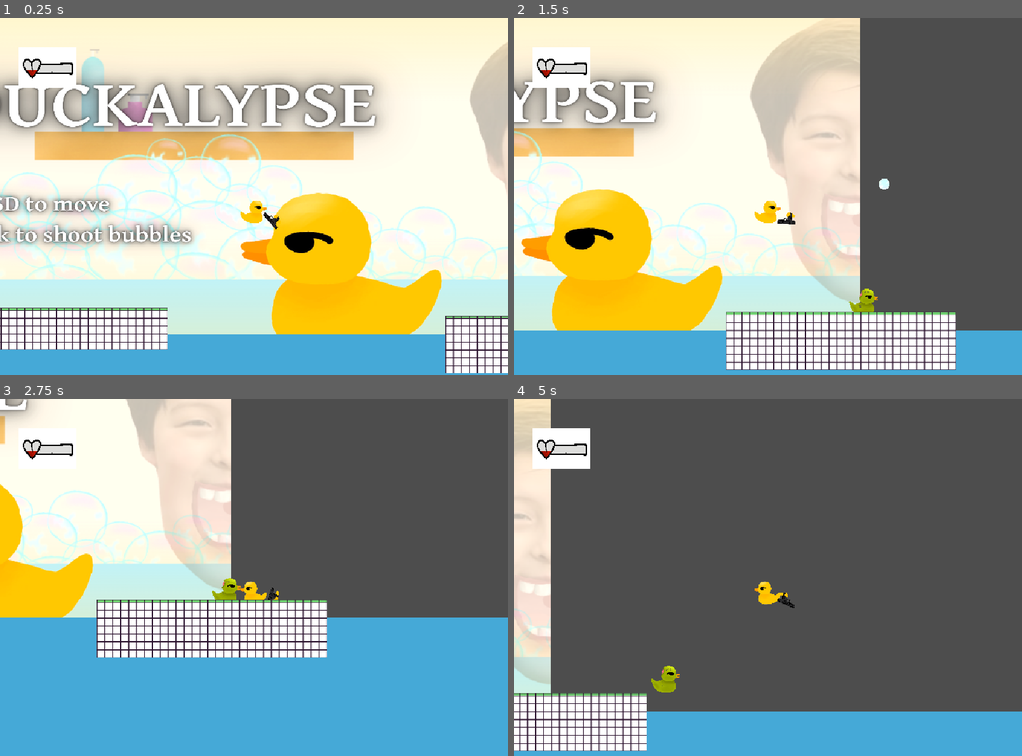
Above: before the commit, frames 1-4 (two rows, left to right).
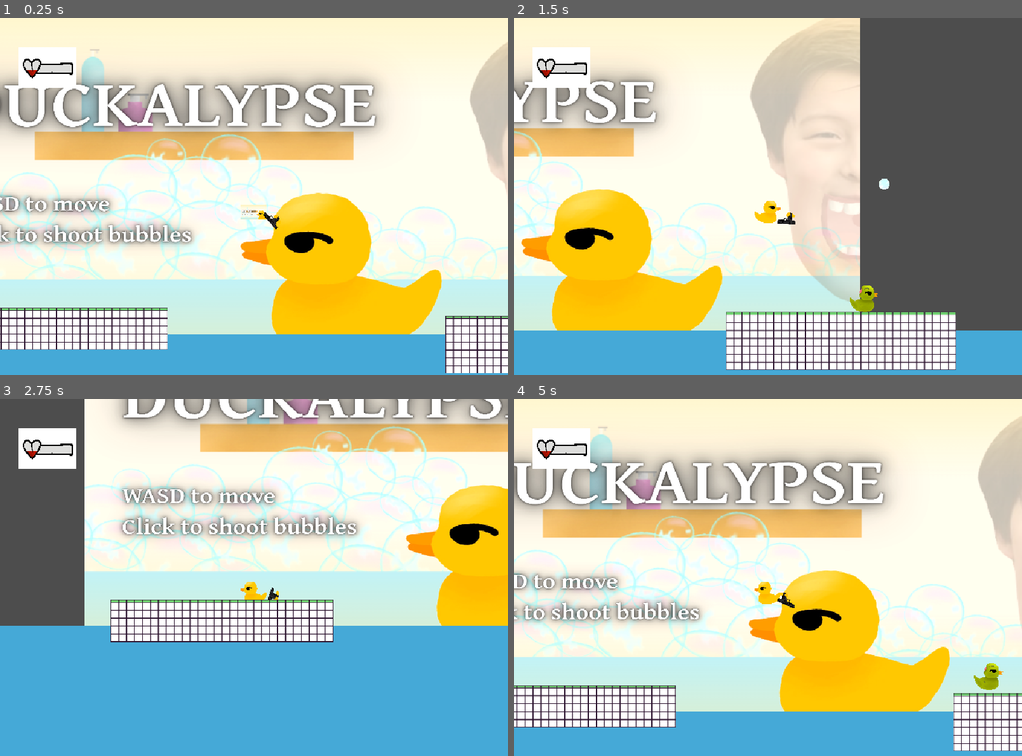
Above: after the commit, the same moments.

Repository: ethanshu2012-tech/Haven
Game: Godot game, scene res://MainScene.tscn
Two runs of this game, one before a commit and one after it. Both use one fixed random seed, a clock stepped at 60 frames per second and the inputs below.
Inputs (mouse positions are in pixels of both pictures, inside the frame that each line leads up to):
- Up to frame 1 (0.25 s): no input
- Up to frame 2 (1.5 s): move the mouse to (879, 178) at 0.52 s; hold D (right) from 0.53 s (still down); tap W (up) at 0.6, 0.77, 1.07, 1.35 s; click (879, 178) at 0.67 s; move the mouse to (666, 214) at 1.27 s
- Up to frame 3 (2.75 s): tap W (up) at 1.52, 1.82, 2.1 s; move the mouse to (304, 498) at 2.02 s; release D (right) at 2.03 s; hold A (left) from 2.03 s (still down)
- Up to frame 4 (5 s): move the mouse to (742, 648) at 2.77 s; release A (left) at 2.78 s; hold D (right) 2.78-4.28 s; tap W (up) at 2.85, 3.02, 3.32, 3.6, 3.77, 4.07, 4.35, 4.52, 4.82 s; click (742, 648) at 2.92 s; move the mouse to (920, 631) at 3.52 s; move the mouse to (615, 523) at 4.27 s; hold A (left) from 4.28 s (still down)

The runs differ from the first frame. In frame 1, 0.2% of the frame differs, in the area x 47-53%, y 51-58%; in frame 2, 0.2%; in frame 3, 54%; in frame 4, 87%, in the area x 0-100%, y 0-99%.

Commit message:
Haven V6 Summit 4

Diff:
--- a/Haven infdev 6?/Enemy.tscn
+++ b/Haven infdev 6?/Enemy.tscn
@@ -24,7 +24,7 @@
 }]
 
 [sub_resource type="RectangleShape2D" id="RectangleShape2D_hp6x6"]
-size = Vector2(2488.8892, 2222.2222)
+size = Vector2(2844.4448, 2488.889)
 
 [node name="CharacterBody2D" type="CharacterBody2D" unique_id=631894751]
 scale = Vector2(0.15, 0.15)
@@ -39,12 +39,12 @@
 [node name="Area2D" type="Area2D" parent="." unique_id=1756734140]
 
 [node name="Hurtbox" type="CollisionShape2D" parent="Area2D" unique_id=1692024611]
-position = Vector2(6.6666703, -26.666662)
+position = Vector2(-6.6666584, -19.999992)
 scale = Vector2(0.15, 0.15)
 shape = SubResource("RectangleShape2D_hp6x6")
 
 [node name="Hurtbox2" type="CollisionShape2D" parent="." unique_id=1458701038]
-position = Vector2(6.6666703, -26.666662)
+position = Vector2(-6.6666584, -13.333326)
 scale = Vector2(0.15, 0.15)
 shape = SubResource("RectangleShape2D_hp6x6")
 
--- a/Haven infdev 6?/GlobalData.gd
+++ b/Haven infdev 6?/GlobalData.gd
@@ -3,10 +3,12 @@
 @onready var world = self
 @onready var player = %"../Node2D/Player"
 var cloned = false
+var enemies = 1
 # Called when the node enters the scene tree for the first time.
 func _ready() -> void:
 	pass # Replace with function body.
-
+func restart() -> void:
+	get_tree().reload_current_scene()
 
 # Called every frame. 'delta' is the elapsed time since the previous frame.
 func _process(delta: float) -> void:
--- a/Haven infdev 6?/Player.tscn
+++ b/Haven infdev 6?/Player.tscn
@@ -8,6 +8,7 @@
 [ext_resource type="Script" uid="uid://dgd3pvetsujhu" path="res://camera_2d.gd" id="5_cxr5p"]
 [ext_resource type="Texture2D" uid="uid://braq8v3dvdty5" path="res://Duck Sprites/Duck Sprites/r--2mid-blink.png" id="6_l6ohk"]
 [ext_resource type="Texture2D" uid="uid://vl5rkddx1bay" path="res://Duck Sprites/Duck Sprites/r--3blink.png" id="7_oudfo"]
+[ext_resource type="Texture2D" uid="uid://dn84iguh0qjnf" path="res://winscreen.png" id="8_oudfo"]
 [ext_resource type="PackedScene" uid="uid://blm8cbme65ovk" path="res://hp.tscn" id="10_hp6x6"]
 [ext_resource type="Texture2D" uid="uid://dvf2872kgil50" path="res://Duck Sprites/Duck Sprites/l--cannon.png" id="11_l6ohk"]
 [ext_resource type="Script" uid="uid://c3a5oali0c766" path="res://gun.gd" id="12_l6ohk"]
@@ -158,6 +159,14 @@
 }],
 "loop": 1,
 "name": &"Right",
+"speed": 5.0
+}, {
+"frames": [{
+"duration": 1.0,
+"texture": ExtResource("8_oudfo")
+}],
+"loop": 1,
+"name": &"win",
 "speed": 5.0
 }]
 
@@ -194,7 +203,7 @@
 position = Vector2(4.3368087e-19, 0)
 scale = Vector2(0.09, 0.07)
 sprite_frames = SubResource("SpriteFrames_jsssl")
-animation = &"Right"
+animation = &"win"
 
 [node name="Camera2D" type="Camera2D" parent="." unique_id=1624333866]
 position = Vector2(3.333333, -85.33333)
--- a/Haven infdev 6?/enemy.gd
+++ b/Haven infdev 6?/enemy.gd
@@ -31,20 +31,21 @@
 func _ready() -> void:
 	add_to_group("Enemy")
 
-	if not GlobalData.cloned:
-		GlobalData.cloned = true
-		var new = ENEMY.instantiate()
-		GlobalData.world.add_child(new)
-		print("aa")
-		new = ENEMY.instantiate()
-		GlobalData.world.add_child(new)
-		print("aa")
-		new = ENEMY.instantiate()
-		GlobalData.world.add_child(new)
-		print("aa")
-		new = ENEMY.instantiate()
-		GlobalData.world.add_child(new)
-		print("aa")
+	#if not GlobalData.cloned:
+		#GlobalData.cloned = true
+		#var new = ENEMY.instantiate()
+		#GlobalData.world.add_child(new)
+		#print("aa")
+		#new = ENEMY.instantiate()
+		#GlobalData.world.add_child(new)
+		#print("aa")
+		#new = ENEMY.instantiate()
+		#GlobalData.world.add_child(new)
+		#print("aa")
+		#new = ENEMY.instantiate()
+		#GlobalData.world.add_child(new)
+		#print("aa")
+		#GlobalData.enemies = GlobalData.enemies + 4
 	meanimation.play("Right")
 
 
@@ -141,3 +142,5 @@
 		print("took")
 		queue_free()
 		body.queue_free()
+	if body.is_in_group("Player"):
+		GlobalData.restart()
--- a/Haven infdev 6?/player.gd
+++ b/Haven infdev 6?/player.gd
@@ -15,8 +15,6 @@
 
 
 
-	# do the attack
-
 func _process(delta):
 	if Input.is_action_pressed("right"):
 		_animated_sprite.play("Right")
@@ -27,6 +25,9 @@
 	if fire_cooldown <= 0:
 		canshoot = true
 	fire_cooldown -= delta
+	if GlobalData.enemies == 0:
+		_animated_sprite.play("win")
+
 
 func _input(event: InputEvent) -> void:
 	if event is InputEventMouseButton:
Binary file added: Haven infdev 6?/winscreen.png
Not shown, added: Haven infdev 6?/winscreen.png.import
